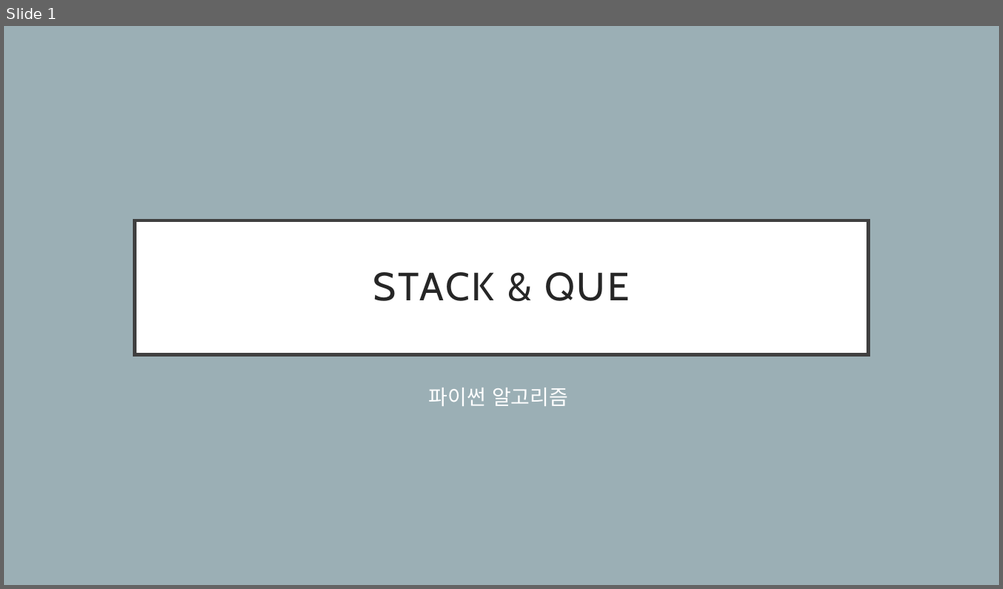
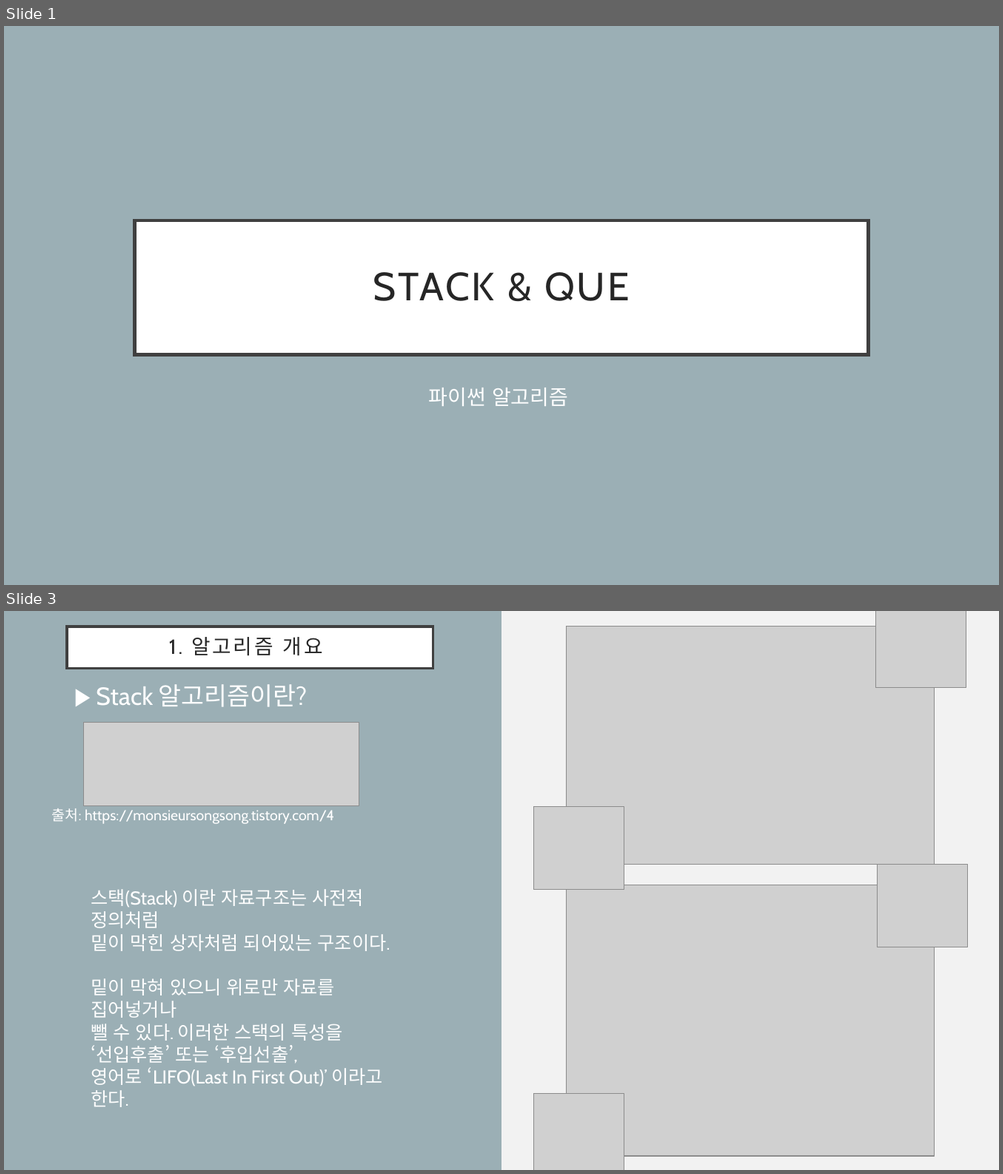
Before and after one commit to drhee0919/Rhee, a slide deck: 1. Stack & Que.pptx. Shown one above the other, each under a label of ours: slide 1 before the commit, slides 1 and 3 after it; the slides between them are not shown. The pictures are 1003x589 and 1003x1174 pixels, drawn with LibreOffice and Linux fonts; fonts in the diff are those of the drawing; grey boxes stand for pictures. Boxes give left, top, right and bottom in pixels: in the first picture for what was removed or moved away, otherwise in the second. Text is boxed around its words. In the diff, an @@ line names an element or a change of style, - is before the commit and + after.

```diff
--- a/1. Stack & Que.pptx
+++ b/1. Stack & Que.pptx
@@ slide 3 added at <box>4,611,999,1170</box>, background #F2F2F2 @@
@@ rectangle added at <box>4,611,502,1170</box>, fill #9BAFB5 @@
@@ title added at <box>67,627,433,669</box>, fill #FFFFFF, outline #404040 2.5 pt, 19.8 pt, text #262626 @@
+1. 알고리즘 개요
@@ picture added at <box>566,627,934,865</box> @@
@@ picture added at <box>876,611,966,688</box> @@
@@ text added at <box>96,684,307,707</box>, 24 pt, text #FFFFFF @@
+▶ Stack 알고리즘이란?
@@ picture added at <box>84,723,359,806</box> @@
@@ text added at <box>52,809,334,824</box>, 13.9 pt, text #FFFFFF @@
+출처: https://monsieursongsong.tistory.com/4
@@ picture added at <box>534,806,624,889</box> @@
@@ picture added at <box>877,865,967,948</box> @@
@@ text added at <box>91,889,390,1108</box>, 18 pt, text #FFFFFF @@
+스택(Stack) 이란 자료구조는 사전적 정의처럼
+밑이 막힌 상자처럼 되어있는 구조이다.
+밑이 막혀 있으니 위로만 자료를 집어넣거나
+뺄 수 있다. 이러한 스택의 특성을
+‘선입후출’ 또는 ‘후입선출’,
+영어로 ‘LIFO(Last In First Out)’ 이라고 한다.
@@ picture added at <box>566,886,934,1157</box> @@
@@ picture added at <box>534,1093,624,1170</box> @@
```
Also in this commit, not shown: 1 slide changed, 1 other slide added, 1 slide removed.
